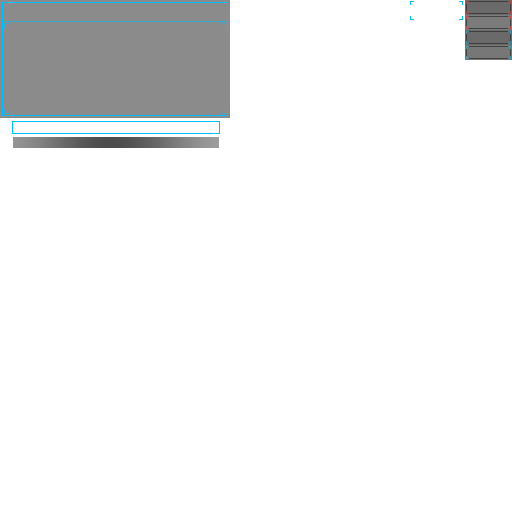
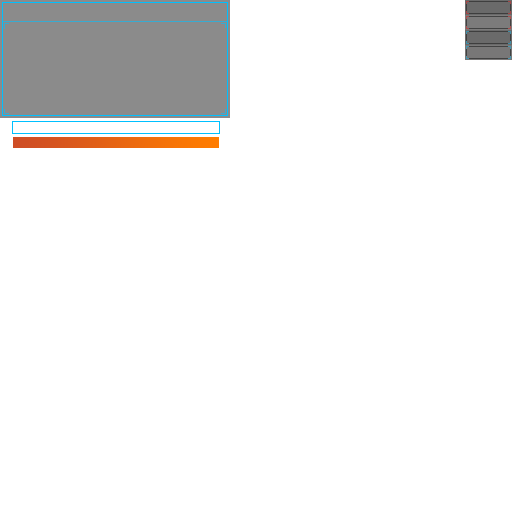
The second 512×512 image is a revision of the first. Changes to its layers:
painted on "图层 11" over [13, 137, 219, 148]
hid "框框" over [410, 1, 463, 20]
